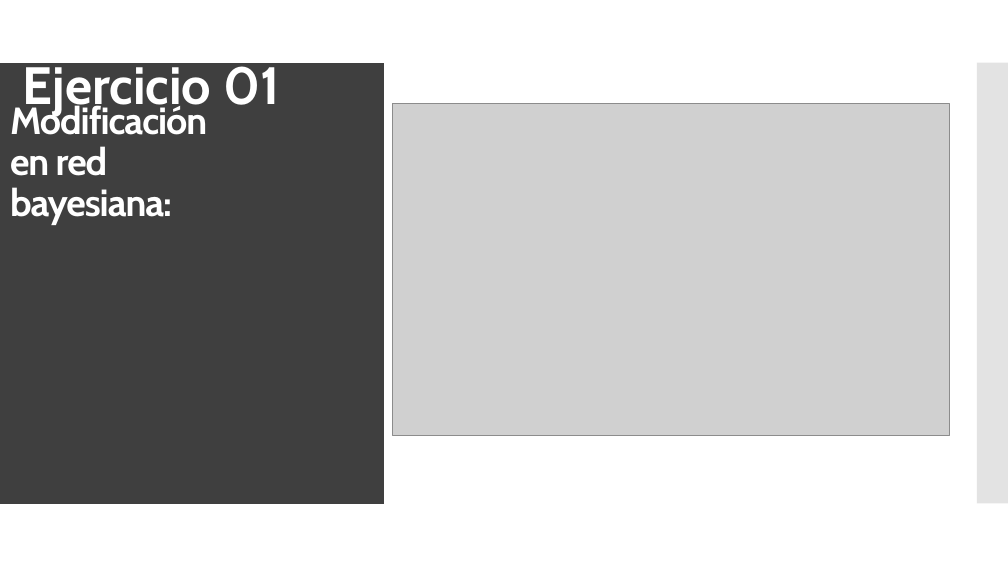
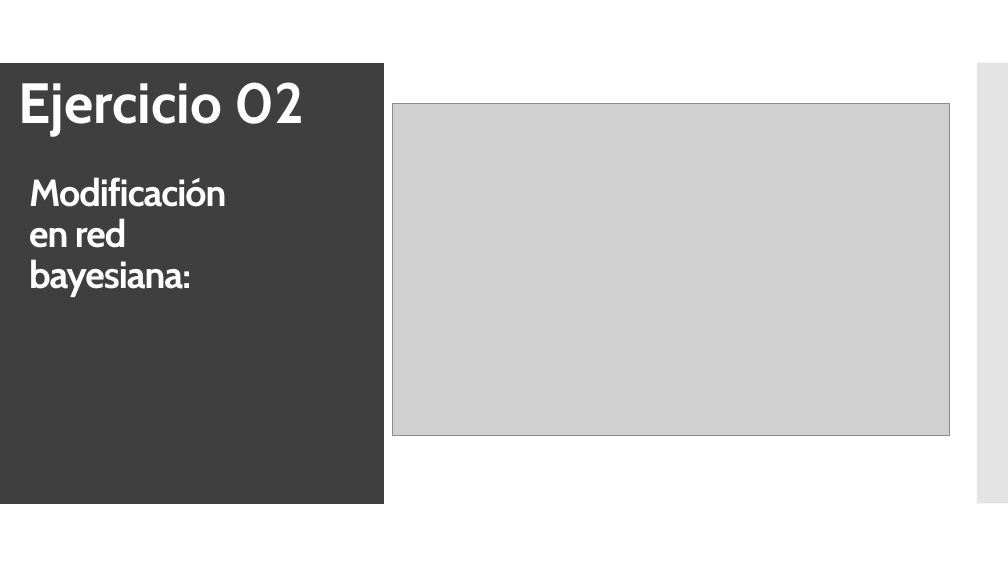
Before and after one commit to Juanfragar/Fiabilidad-y-gestion-de-riesgos, a slide deck: slide 6 of Práctica 3/PRESENTACION.pptx. Drawn at 1008x567 pixels with LibreOffice and Linux fonts; fonts in the diff are those of the drawing; grey boxes stand for pictures. Boxes give left, top, right and bottom in pixels: in the first picture for what was removed or moved away, otherwise in the second. Text is boxed around its words. In the diff, an @@ line names an element or a change of style, - is before the commit and + after.

```diff
--- a/Práctica 3/PRESENTACION.pptx
+++ b/Práctica 3/PRESENTACION.pptx
@@ text at [18, 82, 305, 135]: text changed; size 50 to 54 pt @@
-Ejercicio 01
+Ejercicio 02
@@ title "Modificación en red bayesiana:": place and size @@
-title "Modificación en red bayesiana:" at [10, 102, 207, 225]
+title "Modificación en red bayesiana:" at [29, 177, 226, 297]
```
Also in this commit, not shown: 13 other slides changed, 2 other files.
